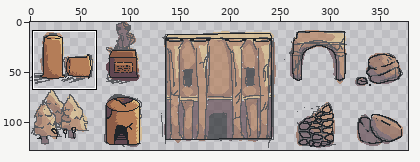
Edited in one commit: pixel-art file (Assets/Sprites/buildings.ase). Above, an overview of the earlier version with the close-up marked.
Close-up. The starting point:
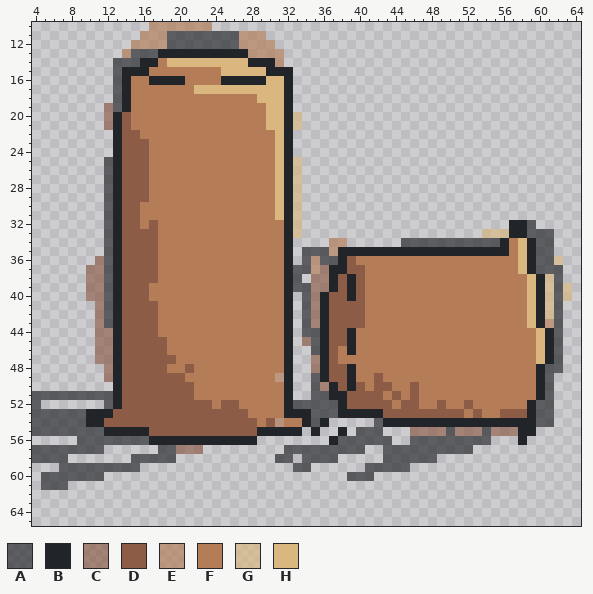
384x128 pixels, 1 frame. Shown: x 4..64, y 10..65. The wide view leaves out empty margins. The commit also changed other parts of the picture, which this record leaves out.
Visible layers, top first: "Layer 8", "Layer 7", "Layer 6", "Layer 5", "Layer 4", "Layer 3", "cylinder-house", "Layer 2", "alien-dude-statue", "Layer 1", "broken-column", "new-color", "Flattened" opacity 66%.
Palette (. is transparent): A #212529a8  B #212529  C #8c5c47a8  D #8c5c47  E #b47d58a8  F #b47d58  G #d9b77ea8  H #d9b77e
Pixels before (only the part around the change), first column x 4:
10 .............EEEEEEE.........................................
11 ............EEEAAAAAAAAEEE...................................
12 ...........EEEEAAAAAAAAEEEE..................................
13 ..........EAAABBBBBBBBBBEEEE.................................
14 .........AAABBFHHHHHHHHHBBBE.................................
15 .........ABBBFFFFFFFFHHHHHBBB................................
16 .........ABFFBBBBFFFFBBBBBHHB................................
17 .........ABFFFFFFFHHHHHHHHHHB................................
18 .........ABFFFFFFFFFFFFFFHHHB................................
19 ........CABFFFFFFFFFFFFFFFHHB................................
20 ........CBDFFFFFFFFFFFFFFFHHBG...............................
21 ........CBDFFFFFFFFFFFFFFFHHBG...............................
22 .........BDDFFFFFFFFFFFFFFFHB................................
23 .........BDDDFFFFFFFFFFFFFFHB................................
24 .........BDDDFFFFFFFFFFFFFFHB................................
25 ........ABDDDFFFFFFFFFFFFFFHBG...............................
26 ........ABDDDFFFFFFFFFFFFFFHBG...............................
27 ........ABDDDFFFFFFFFFFFFFFHBG...............................
28 ........ABDDDFFFFFFFFFFFFFFHBG...............................
29 ........ABDDDFFFFFFFFFFFFFFHBG...............................
30 ........ABDDFFFFFFFFFFFFFFFHBG...............................
31 ........ABDDFFFFFFFFFFFFFFFHBG...............................
32 ........ABDDFDFFFFFFFFFFFFFFBG.......................BBA.....
33 ........ABDDDDFFFFFFFFFFFFFFBG....................GGGBBAAA...
34 ........ABDDDDFFFFFFFFFFFFFFB....EE......AAAAAAAAAAABFHBAA...
35 ........ABDDDDFFFFFFFFFFFFFFB.AAAEBBBBBBBBBBBBBBBBBBBFHBAA...
36 .......CABDDDDFFFFFFFFFFFFFFB.AEAABDFFFFFFFFFFFFFFFFFFHBAAG..
37 ......CCABDDDDFFFFFFFFFFFFFFBAAECBBDDFFFFFFFFFFFFFFFFFHBAAA..
38 ......CCABDDDDFFFFFFFFFFFFFFBA.CCBDBDFFFFFFFFFFFFFFFFFFHBGA..
39 ......CCABDDDFFFFFFFFFFFFFFFBAACCBDBDFFFFFFFFFFFFFFFFFFHBGAG.
40 ......CCABDDDFFFFFFFFFFFFFFFB.ACBDDBDFFFFFFFFFFFFFFFFFFHBGAG.
41 .......CABDDDDFFFFFFFFFFFFFFB.ACBDDDDFFFFFFFFFFFFFFFFFFHBGA..
42 .......CABDDDDFFFFFFFFFFFFFFB.ACBDDDDFFFFFFFFFFFFFFFFFFHBGA..
43 .......CABDDDDFFFFFFFFFFFFFFB.ACBDDDDFFFFFFFFFFFFFFFFFFHBEA..
44 .......CCBDDDDFFFFFFFFFFFFFFB.AABDDBFFFFFFFFFFFFFFFFFFFFHBA..
45 .......CCBDDDDDFFFFFFFFFFFFFB.CABDDBFFFFFFFFFFFFFFFFFFFFHBA..
46 .......CCBDDDDDFFFFFFFFFFFFFB..ABDFBFFFFFFFFFFFFFFFFFFFFHBA..
47 .......CCBDDDDDDFFFFFFFFFFFFB..CBDFFFFFFFFFFFFFFFFFFFFFFHBA..
48 ........CBDDDDDFFDFFFFFFFFFFB..CBDDBFFFFFFFFFFFFFFFFFFFFBAA..
49 ........CBDDDDDDDFFFFFFFFFFEB..ABDDBFFDFFFFFFFFFFFFFFFFFBA...
50 .........BDDDDDDDDFFFFFFFFFFB..ACBDBDFDDFFDFFFFFFFFFFFFFBA...
51 AAAAAAAAABDDDDDDDDFFFFFFFFFFB..AABBDDDDFDFDFFFFFFFFFFFFFBA...
52 A.......ABDDDDDDDDDDFDDFFFFFBAAAAABDDDDDFDDFFDFFDFFFFFFBAA...
53 AAAAAABBBDDDDDDDDDDDDDDDFFFFBBBAAABBBBBDDDDDDDDDFDFFDDDBAA...
54 AAAAAABBDDDDDDDDDDDDDDDDDFDEFFBAB.....ABBBBBBBBBBBBBBBBBAA...
55 AAAAAAAABBBBBDDDDDDDDDDDDBBBBB.B..B.AAA...CCCCACCCACCCBB.....
56 .....AAAAAAAABBBBBBBBBBBB........BAAAAAA..AAAAAAAAA...B......
57 AAAAAAAA......AACCC.........AAAAAAAAA..AAAAAAAAAA............
58 AAAA.......AAAAA...........AA.AAAA.....AAAAAA................
59 ...AAAAAAAAA.................AA......AAAAA...................
60 .AAAAAAA...........................AAA.......................
61 .AAA.........................................................
62 .............................................................
63 .............................................................
64 .............................................................
65 .............................................................
And afterwards:
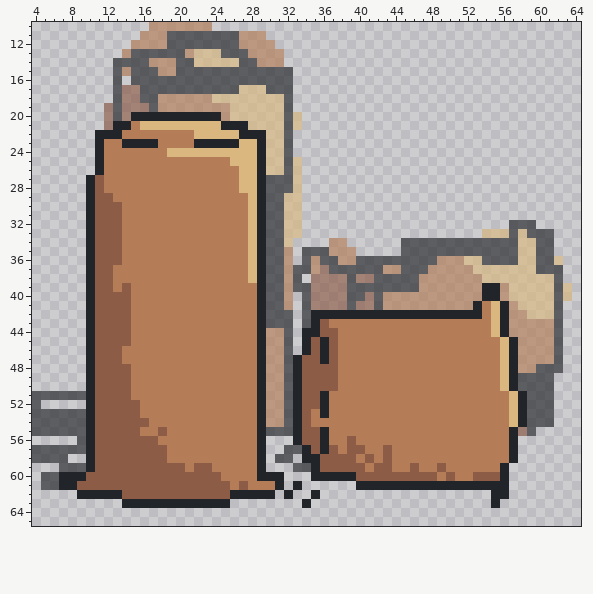
Difference:
layer "Flattened #2" added
layer "new-color" removed
layer "broken-column" removed
y 13: x 18..27 BBBBBBBBBB -> AAAEGGGAAA
y 14: x 16..30 BBFHHHHHHHHHBBB -> AEEEAAGGGGGAAEE
y 15: x 14..32 BBBFFFFFFFFHHHHHBBB -> EAAAEEAAAAAAAAAAAAA
y 16: x 14..32 BFFBBBBFFFFBBBBBHHB -> .AAAAAAAAAAAAAAAAAA
y 17: x 14..32 BFFFFFFFHHHHHHHHHHB -> CCAAAAAAAAAAAGGGAAA
y 18: x 14..32 BFFFFFFFFFFFFFFHHHB -> CCAAEEEEEEGGGGGGGGA
y 19: x 14..32 BFFFFFFFFFFFFFFFHHB -> CCCAEEEEEEEEGGGGGGA
y 20: x 13..32 BDFFFFFFFFFFFFFFFHHB -> ACBBBBBBBBBBEGGGGGGA
y 21: x 14 D -> B; x 16..32 FFFFFFFFFFFFFFHHB -> HHHHHHHHHBBBGGGGA
y 22: x 11..12 .. -> BB; x 14..15 DD -> FF; x 22..32 FFFFFFFFFHB -> HHHHHBBBGGA
y 23: x 11..17 ..BDDDF -> BFFBBBB; x 22..32 FFFFFFFFFHB -> BBBBBHHBGGA
y 24: x 11..16 ..BDDD -> BFFFFF; x 19..32 FFFFFFFFFFFFHB -> HHHHHHHHHHBGGA
y 25: x 11..16 .ABDDD -> BFFFFF; x 26..32 FFFFFHB -> HHHBGGA
y 26: x 11..16 .ABDDD -> BFFFFF; x 27..32 FFFFHB -> HHBGGA
y 27..28: x 10..16 ..ABDDD -> BDFFFFF; x 27..32 FFFFHB -> HHBAAA
y 29: x 10..16 ..ABDDD -> BDDFFFF; x 28..32 FFFHB -> HBAAG
y 30..31: x 10..15 ..ABDD -> BDDDFF; x 28..32 FFFHB -> HBAAG
y 32: x 10..15 ..ABDD -> BDDDFF; x 17 D -> F; x 28..32 FFFFB -> HBAAG; x 57..58 BB -> AA
y 33: x 10..17 ..ABDDDD -> BDDDFFFF; x 28..32 FFFFB -> HBAAG; x 57..58 BB -> AG
y 34: x 10..17 ..ABDDDD -> BDDDFFFF; x 28..32 FFFFB -> HBAAG; x 56..59 BFHB -> AAGG
y 35: x 10..17 ..ABDDDD -> BDDDFFFF; x 28..32 FFFFB -> HBAAE; x 38..59 BBBBBBBBBBBBBBBBBBBFHB -> EE.....AAAAAAAAAAAAAGG
y 36: x 10..17 .CABDDDD -> BDDDFFFF; x 28..32 FFFFB -> HBAAE; x 38..59 BDFFFFFFFFFFFFFFFFFFHB -> EEAAAAAAAAAEEEGGAAAAGG
y 37: x 10..17 CCABDDDD -> BDDFFFFF; x 28..32 FFFFB -> HBAAE; x 37..59 BBDDFFFFFFFFFFFFFFFFFHB -> AAAAAAEEAAAEEEEEGGGGGGG
y 38: x 10..17 CCABDDDD -> BDDFFFFF; x 28..32 FFFFB -> HBAAE; x 37..60 BDBDFFFFFFFFFFFFFFFFFFHB -> CCACCAAAAAEEEEEEEGGGGGGG
y 39: x 10..13 CCAB -> BDDF; x 15..16 DD -> FF; x 29..32 FFFB -> BAAE; x 37..60 BDBDFFFFFFFFFFFFFFFFFFHB -> CCAAAAAAAAEEEEEEEBBEGGGG
y 40: x 10..13 CCAB -> BDDD; x 15..16 DD -> FF; x 29..32 FFFB -> BAAE; x 36..60 BDDBDFFFFFFFFFFFFFFFFFFHB -> CCCAACAEEEEEEEEEEEBBEGGGG
y 41: x 10..13 .CAB -> BDDD; x 15..17 DDD -> FFF; x 29..32 FFFB -> BAAE; x 36..53 BDDDDFFFFFFFFFFFFF -> CCCACCAEEEEEEEEEEB; x 55..60 FFFFHB -> HBEGGG
y 42: x 10..13 .CAB -> BDDD; x 15..17 DDD -> FFF; x 29..32 FFFB -> BAAA; x 35 C -> B; x 37..53 DDDDFFFFFFFFFFFFF -> BBBBBBBBBBBBBBBBB; x 55..60 FFFFHB -> HBEEGG
y 43: x 10..13 .CAB -> BDDD; x 15..17 DDD -> FFF; x 29..32 FFFB -> BAAA; x 35..40 CBDDDD -> BDFFFF; x 55..60 FFFFHB -> HBEEEE
y 44: x 10..13 .CCB -> BDDD; x 15..17 DDD -> FFF; x 29..32 FFFB -> BEEA; x 34..36 AAB -> BBD; x 38..39 DB -> FF; x 55..61 FFFFFHB -> HBEEEEE
y 45: x 10..13 .CCB -> BDDD; x 15..18 DDDD -> FFFF; x 29..32 FFFB -> BEEA; x 34..35 CA -> BD; x 38..39 DB -> FF; x 56..61 FFFFHB -> HBEEEE
y 46: x 10..18 .CCBDDDDD -> BDDDFFFFF; x 29..32 FFFB -> BEEA; x 34..35 .A -> BD; x 39 B -> F; x 56..61 FFFFHB -> HBEEEE
y 47: x 10..19 .CCBDDDDDD -> BDDDFFFFFF; x 29..35 FFFB..C -> BEEABDD; x 56..61 FFFFHB -> HBEEEE
y 48: x 10..13 ..CB -> BDDD; x 15..18 DDDD -> FFFF; x 21 D -> F; x 29..36 FFFB..CB -> BEEABDDD; x 38..39 DB -> FF; x 56..60 FFFFB -> HBEEA
y 49: x 10..13 ..CB -> BDDD; x 15..20 DDDDDD -> FFFFFF; x 29..30 FF -> BE; x 32..36 B..AB -> ABDDD; x 38..39 DB -> FF; x 42 D -> F; x 56..60 FFFFB -> HBAAA
y 50: x 10..13 ...B -> BDDD; x 15..21 DDDDDDD -> FFFFFFF; x 29..40 FFFB..ACBDBD -> BEEABDDDDFFF; x 42..43 DD -> FF; x 46 D -> F; x 56..60 FFFFB -> HBAAA
y 51: x 10..13 AAAB -> BDDD; x 15..21 DDDDDDD -> FFFFFFF; x 29..42 FFFB..AABBDDDD -> BEEABDDBFFFFFF; x 44 D -> F; x 46 D -> F; x 57..60 FFFB -> HBAA
y 52: x 10..13 ..AB -> BDDD; x 16..23 DDDDDDDD -> FFFFFFFF; x 25..26 DD -> FF; x 29..43 FFFBAAAAABDDDDD -> BEEABDDBFFFFFFF; x 45..46 DD -> FF; x 49 D -> F; x 52 D -> F; x 57..59 FFB -> HBA
y 53: x 11..12 BB -> DD; x 16..27 DDDDDDDDDDDD -> FFFFFFFFFFFF; x 29..32 FFFB -> BEEA; x 34..51 BAAABBBBBDDDDDDDDD -> DFBFFFFFFFFFFFFFFF; x 53 D -> F; x 56..59 DDDB -> FHBA
y 54: x 11 B -> D; x 17..30 DDDDDDDDDDDDFD -> FFFFFFFFFFFFBE; x 32..57 FFBAB.....ABBBBBBBBBBBBBBB -> ABDFFFFFFFFFFFFFFFFFFFFFFH; x 59 B -> A
y 55: x 10..17 AABBBBBD -> BDDDDDFF; x 19..28 DDDDDDDDDD -> FFFFFFFFFF; x 30..32 BBB -> AAA; x 34..59 .B..B.AAA...CCCCACCCACCCBB -> DDBFFFFFFFFFFFFFFFFFFFFBCA
y 56: x 10..29 AAAAAAABBBBBBBBBBBB. -> BDDDDDDDFFFFFFFFFFFB; x 33..58 ....BAAAAAA..AAAAAAAAA...B -> BDDBFFDFFFFFFFFFFFFFFFFFB.
y 57: x 10..29 AA......AACCC....... -> BDDDDDDDDFFFFFFFFFFB; x 34..57 AAAAAAA..AAAAAAAAAA..... -> BDBDFDDFFDFFFFFFFFFFFFFB
y 58: x 10..29 .....AAAAA.......... -> BDDDDDDDDFFFFFFFFFFB; x 34..57 AAAA.....AAAAAA......... -> BBDDDDFDFDFFFFFFFFFFFFFB
y 59: x 10..29 AAAAAA.............. -> BDDDDDDDDDDFDDFFFFFB; x 35..56 ......AAAAA........... -> BDDDDDFDDFFDFFDFFFFFFB
y 60: x 7..31 AAAAA.................... -> BBBDDDDDDDDDDDDDDDFFFFBBB; x 35..56 ....AAA............... -> BBBBBDDDDDDDDDFDFFDDDB
y 61: x 7..31 A........................ -> BBDDDDDDDDDDDDDDDDDFDFFFB; x 33 . -> B; x 40..56 ................. -> BBBBBBBBBBBBBBBBB
y 62: x 9..30 ...................... -> BBBBBDDDDDDDDDDDDBBBBB; x 32 . -> B; x 35 . -> B; x 55..56 .. -> BB
y 63: x 14..25 ............ -> BBBBBBBBBBBB; x 34 . -> B; x 55 . -> B
Changed places in both close-ups, as pixel boxes (x1, y1, x2, y2):
changed: (59, 49, 554, 508)
